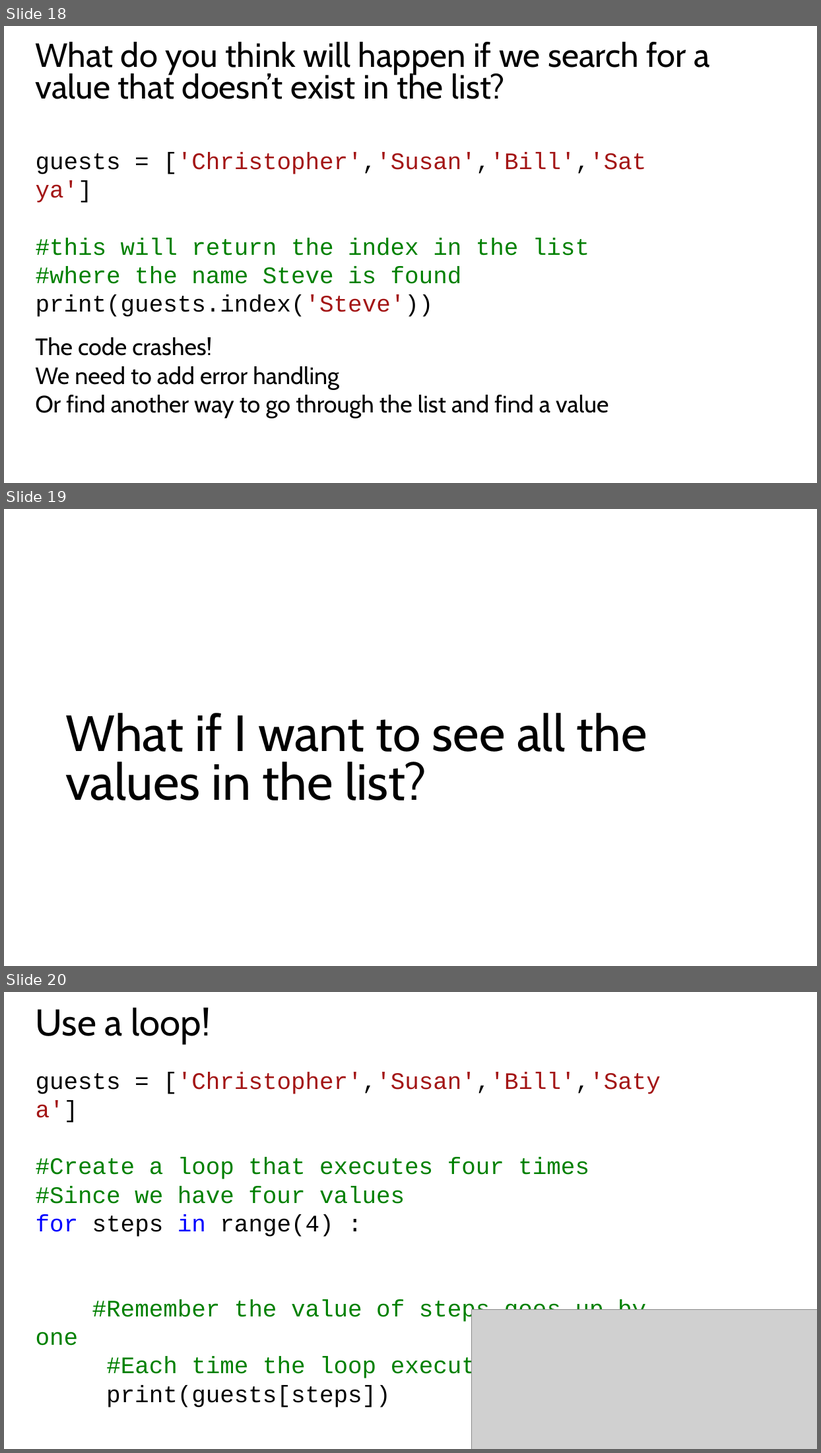
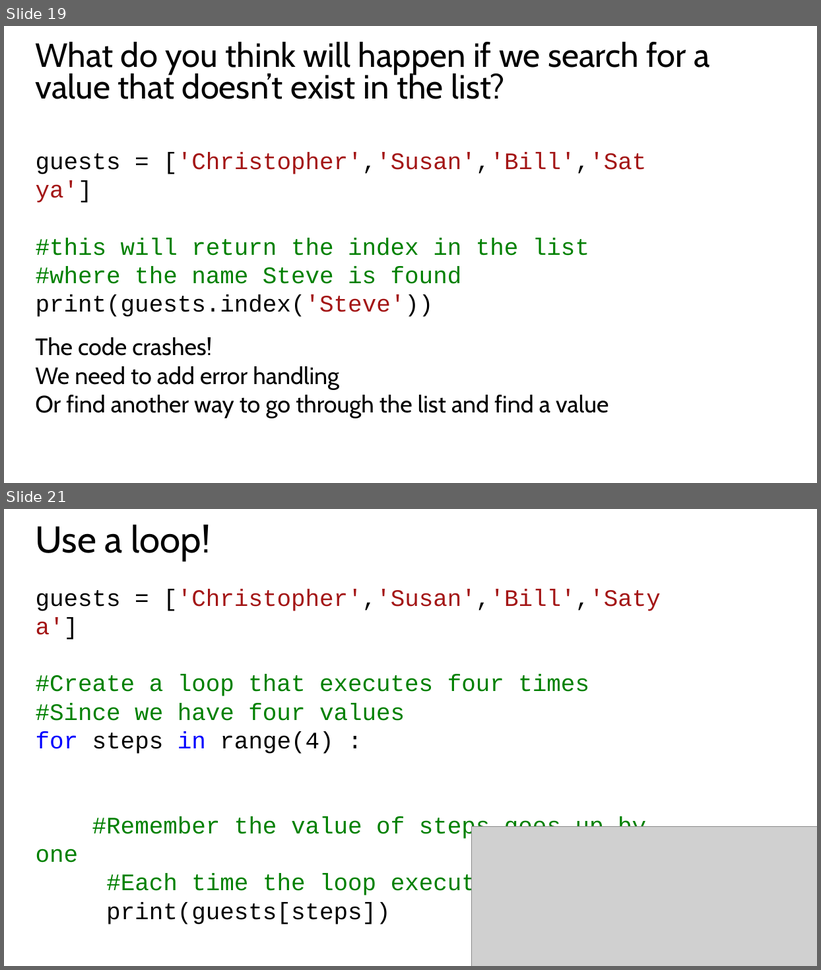
Before and after one commit to GeekTrainer/Introduction-Programming-Python, a slide deck: Office Docs/10 Remembering lists.pptx. Shown one above the other, each under a label of ours: slides 18, 19 and 20 before the commit, slides 19 and 21 after it; the slides between them are not shown. The pictures are 821x1453 and 821x970 pixels, drawn with LibreOffice and Linux fonts; fonts in the diff are those of the drawing; grey boxes stand for pictures. Boxes give left, top, right and bottom in pixels: in the first picture for what was removed or moved away, otherwise in the second. Text is boxed around its words. In the diff, an @@ line names an element or a change of style, - is before the commit and + after.

```diff
--- a/Office Docs/10 Remembering lists.pptx
+++ b/Office Docs/10 Remembering lists.pptx
@@ slide 19 removed at [4, 509, 817, 966], background #FFFFFF @@
@@ title removed at [65, 713, 648, 801] @@
-What if I want to see all the values in the list?
@@ what was slide 18 is now slide 19 @@
@@ what was slide 20 is now slide 21 @@
```
Also in this commit, not shown: 4 slides added, 2 other slides removed.
